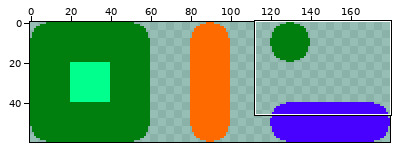
One commit to this sprite sheet: tilemap/sampleTiles.png. Above: a wide view before the commit, with the close-up outlined.
Close-up. The starting point:
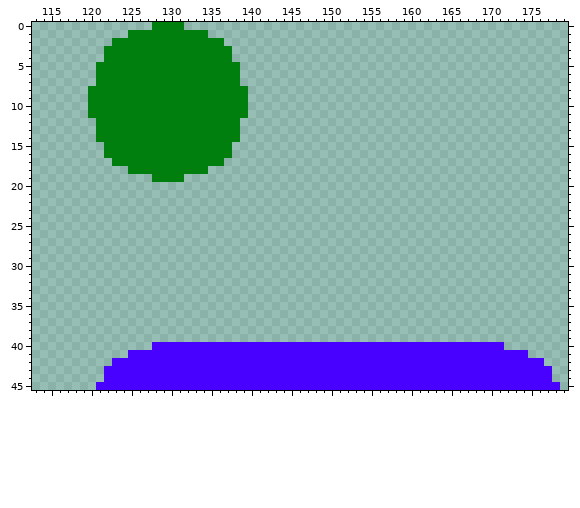
The file is 180x60 pixels. Colours within 5 levels of each other are drawn and written as one. Shown: x 113..179, y 0..45.
Now the later version:
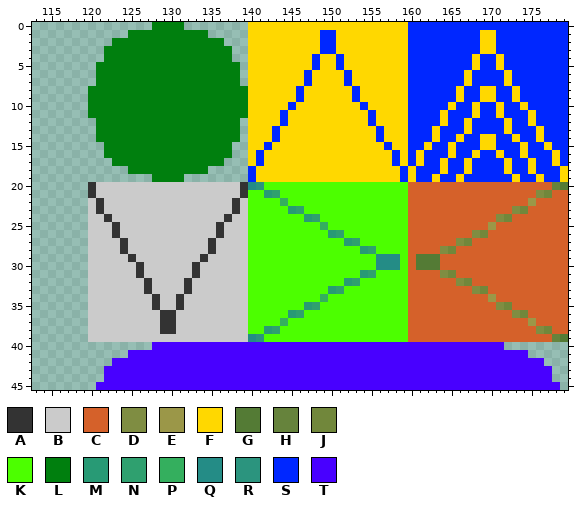
Palette (. is transparent): A #333333  B #cbcbcb  C #d5612a  D #7f8d42  E #9b9748  F #ffd800  G #547b35  H #66833c  J #71873b  K #4cff00  L #007f0e  M #289a75  N #2fa06f  P #34af5e  Q #248c86  R #2b947e  S #0027ff  T #4800ff
What changed:
y 0: x 140..179 ........................................ -> FFFFFFFFFFFFFFFFFFFFSSSSSSSSSSSSSSSSSSSS
y 1..3: x 140..179 ........................................ -> FFFFFFFFFSSFFFFFFFFFSSSSSSSSSFFSSSSSSSSS
y 4..5: x 140..179 ........................................ -> FFFFFFFFSFFSFFFFFFFFSSSSSSSSFSSFSSSSSSSS
y 6..7: x 140..179 ........................................ -> FFFFFFFSFFFFSFFFFFFFSSSSSSSFSSSSFSSSSSSS
y 8..9: x 140..179 ........................................ -> FFFFFFSFFFFFFSFFFFFFSSSSSSFSSFFSSFSSSSSS
y 10: x 140..179 ........................................ -> FFFFFSFFFFFFFFSFFFFFSSSSSFSSFSSFSSFSSSSS
y 11: x 140..179 ........................................ -> FFFFSFFFFFFFFFFSFFFFSSSSFSSSFSSFSSSFSSSS
y 12: x 140..179 ........................................ -> FFFFSFFFFFFFFFFSFFFFSSSSFSSFSSSSFSSFSSSS
y 13: x 140..179 ........................................ -> FFFSFFFFFFFFFFFFSFFFSSSFSSSFSSSSFSSSFSSS
y 14: x 140..179 ........................................ -> FFFSFFFFFFFFFFFFSFFFSSSFSSFSSFFSSFSSFSSS
y 15: x 140..179 ........................................ -> FFSFFFFFFFFFFFFFFSFFSSFSSFSSSFFSSSFSSFSS
y 16: x 140..179 ........................................ -> FSFFFFFFFFFFFFFFFFSFSFSSSFSSFSSFSSFSSSFS
y 17: x 140..179 ........................................ -> FSFFFFFFFFFFFFFFFFSFSFSSFSSFSSSSFSSFSSFS
y 18: x 140..179 ........................................ -> SFFFFFFFFFFFFFFFFFFSFSSSFSSFSSSSFSSFSSSF
y 19: x 140..179 ........................................ -> SFFFFFFFFFFFFFFFFFFSFSSFSSFSSSSSSFSSFSSF
y 20: x 120..179 ............................................................ -> ABBBBBBBBBBBBBBBBBBAQRKKKKKKKKKKKKKKKKKKCCCCCCCCCCCCCCCCCCHG
y 21: x 120..179 ............................................................ -> ABBBBBBBBBBBBBBBBBBAKKMNKKKKKKKKKKKKKKKKCCCCCCCCCCCCCCCCDJCC
y 22: x 120..179 ............................................................ -> BABBBBBBBBBBBBBBBBABKKKKPKKKKKKKKKKKKKKKCCCCCCCCCCCCCCCECCCC
y 23: x 120..179 ............................................................ -> BABBBBBBBBBBBBBBBBABKKKKKMNKKKKKKKKKKKKKCCCCCCCCCCCCCDJCCCCC
y 24: x 120..179 ............................................................ -> BBABBBBBBBBBBBBBBABBKKKKKKKMNKKKKKKKKKKKCCCCCCCCCCCDJCCCCCCC
y 25: x 120..179 ............................................................ -> BBBABBBBBBBBBBBBABBBKKKKKKKKKPKKKKKKKKKKCCCCCCCCCCECCCCCCCCC
y 26: x 120..179 ............................................................ -> BBBABBBBBBBBBBBBABBBKKKKKKKKKKMNKKKKKKKKCCCCCCCCDJCCCCCCCCCC
y 27: x 120..179 ............................................................ -> BBBBABBBBBBBBBBABBBBKKKKKKKKKKKKMNKKKKKKCCCCCCDJCCCCCCCCCCCC
y 28: x 120..179 ............................................................ -> BBBBABBBBBBBBBBABBBBKKKKKKKKKKKKKKMNKKKKCCCCDJCCCCCCCCCCCCCC
y 29: x 120..179 ............................................................ -> BBBBBABBBBBBBBABBBBBKKKKKKKKKKKKKKKKQQQKCGGGCCCCCCCCCCCCCCCC
y 30: x 120..179 ............................................................ -> BBBBBBABBBBBBABBBBBBKKKKKKKKKKKKKKKKQQQKCGGGCCCCCCCCCCCCCCCC
y 31: x 120..179 ............................................................ -> BBBBBBABBBBBBABBBBBBKKKKKKKKKKKKKKMNKKKKCCCCDJCCCCCCCCCCCCCC
y 32: x 120..179 ............................................................ -> BBBBBBBABBBBABBBBBBBKKKKKKKKKKKKMNKKKKKKCCCCCCDJCCCCCCCCCCCC
y 33: x 120..179 ............................................................ -> BBBBBBBABBBBABBBBBBBKKKKKKKKKKMNKKKKKKKKCCCCCCCCDJCCCCCCCCCC
y 34: x 120..179 ............................................................ -> BBBBBBBBABBABBBBBBBBKKKKKKKKKPKKKKKKKKKKCCCCCCCCCCECCCCCCCCC
y 35: x 120..179 ............................................................ -> BBBBBBBBABBABBBBBBBBKKKKKKKMNKKKKKKKKKKKCCCCCCCCCCCDJCCCCCCC
y 36: x 120..179 ............................................................ -> BBBBBBBBBAABBBBBBBBBKKKKKMNKKKKKKKKKKKKKCCCCCCCCCCCCCDJCCCCC
y 37: x 120..179 ............................................................ -> BBBBBBBBBAABBBBBBBBBKKKKPKKKKKKKKKKKKKKKCCCCCCCCCCCCCCCECCCC
y 38: x 120..179 ............................................................ -> BBBBBBBBBAABBBBBBBBBKKMNKKKKKKKKKKKKKKKKCCCCCCCCCCCCCCCCDJCC
y 39: x 120..179 ............................................................ -> BBBBBBBBBBBBBBBBBBBBQRKKKKKKKKKKKKKKKKKKCCCCCCCCCCCCCCCCCCHG
Boxes around the changes in both close-ups, in picture pixels (x1, y1, x2, y2):
added: (88, 22, 568, 342)
